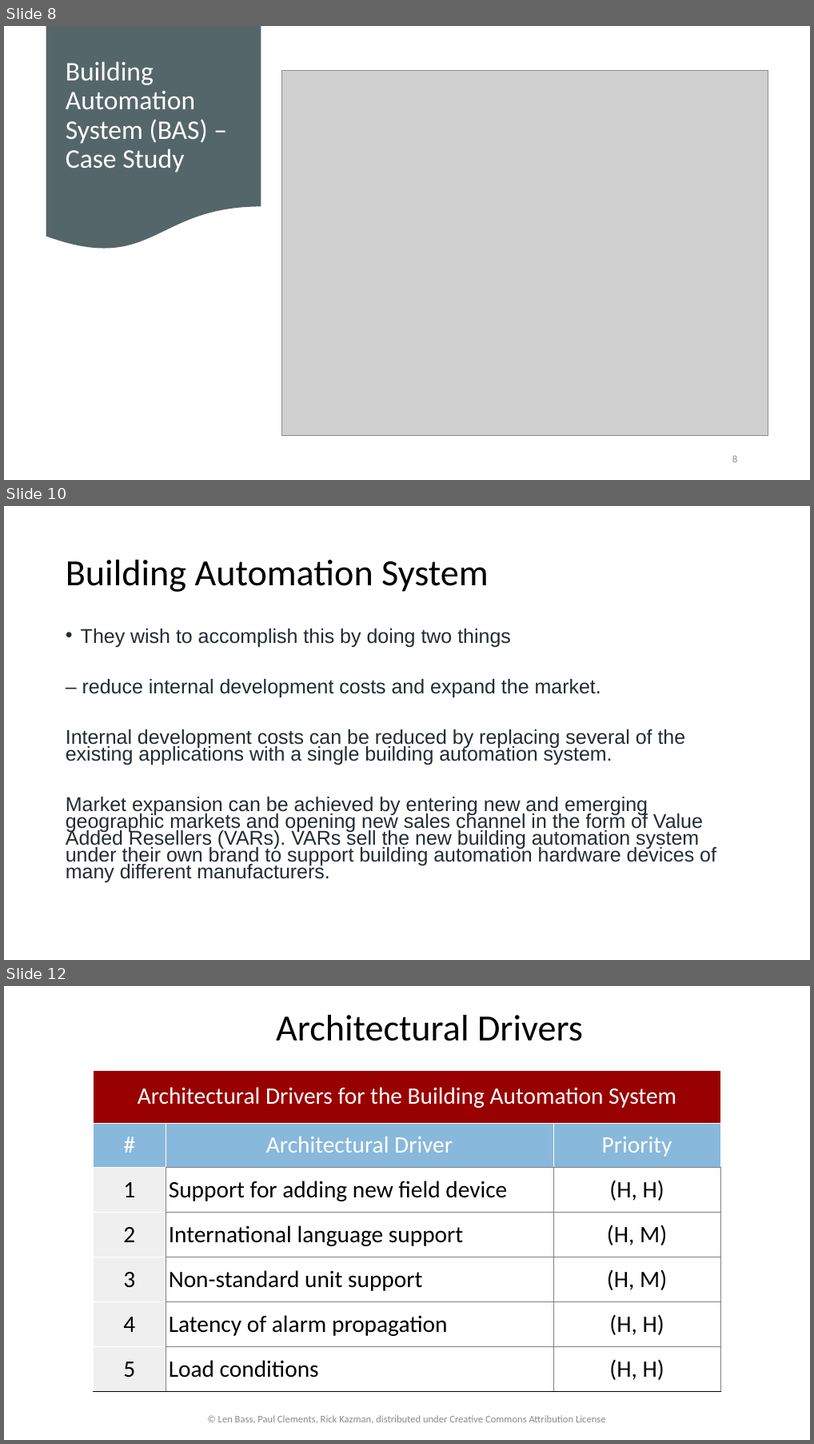
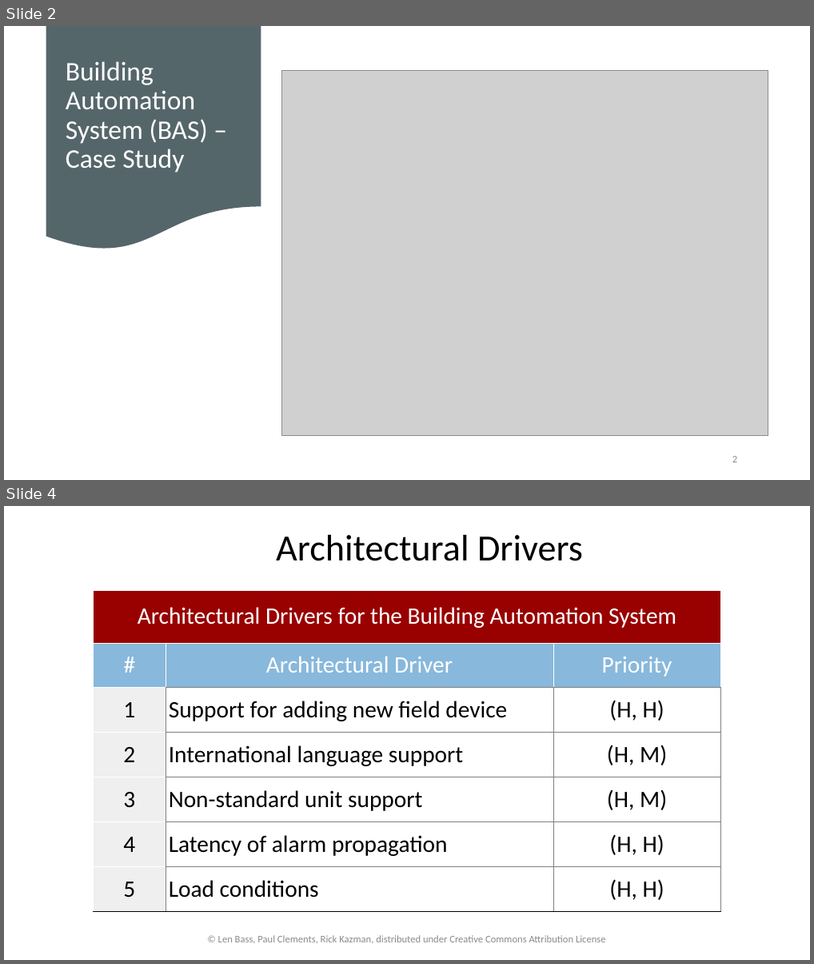
Before and after one commit to kthanasi-git/SW_Engineering, a slide deck: SOFTWARE ENGINEERING/SLIDES/21-More on Software Architecture.pptx. Shown one above the other, each under a label of ours: slides 8, 10 and 12 before the commit, slides 2 and 4 after it; the slides between them are not shown. The pictures are 814x1444 and 814x964 pixels, drawn with LibreOffice and Linux fonts; fonts in the diff are those of the drawing; grey boxes stand for pictures; background and template pictures are left out. Boxes give left, top, right and bottom in pixels: in the first picture for what was removed or moved away, otherwise in the second. Text is boxed around its words. In the diff, an @@ line names an element or a change of style, - is before the commit and + after.

```diff
--- a/SOFTWARE ENGINEERING/SLIDES/21-More on Software Architecture.pptx
+++ b/SOFTWARE ENGINEERING/SLIDES/21-More on Software Architecture.pptx
@@ slide 10 removed at <box>4,506,810,960</box>, background #FFFFFF @@
@@ title removed at <box>66,560,489,592</box> @@
-Building Automation System
@@ text removed at <box>66,628,717,882</box> @@
-• They wish to accomplish this by doing two things
-– reduce internal development costs and expand the market.
-Internal development costs can be reduced by replacing several of the existing applications with a single building automation system.
-Market expansion can be achieved by entering new and emerging geographic markets and opening new sales channel in the form of Value Added Resellers (VARs). VARs sell the new building automation system under their own brand to support building automation hardware devices of many different manufacturers.
@@ what was slide 8 is now slide 2 @@
@@ page number at <box>733,456,738,462</box>: text changed @@
-8
+2
@@ what was slide 12 is now slide 4 @@
```
Also in this commit, not shown: 1 slide changed, 8 other slides removed, 13 other files.
